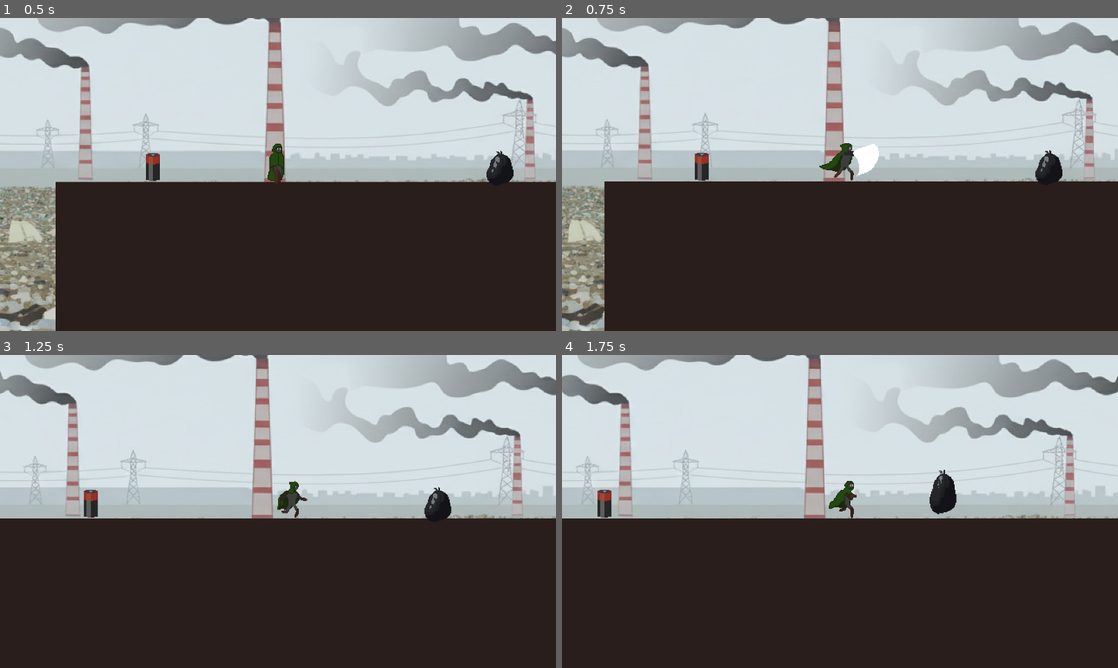
Above: before the commit, frames 1-4 (two rows, left to right).
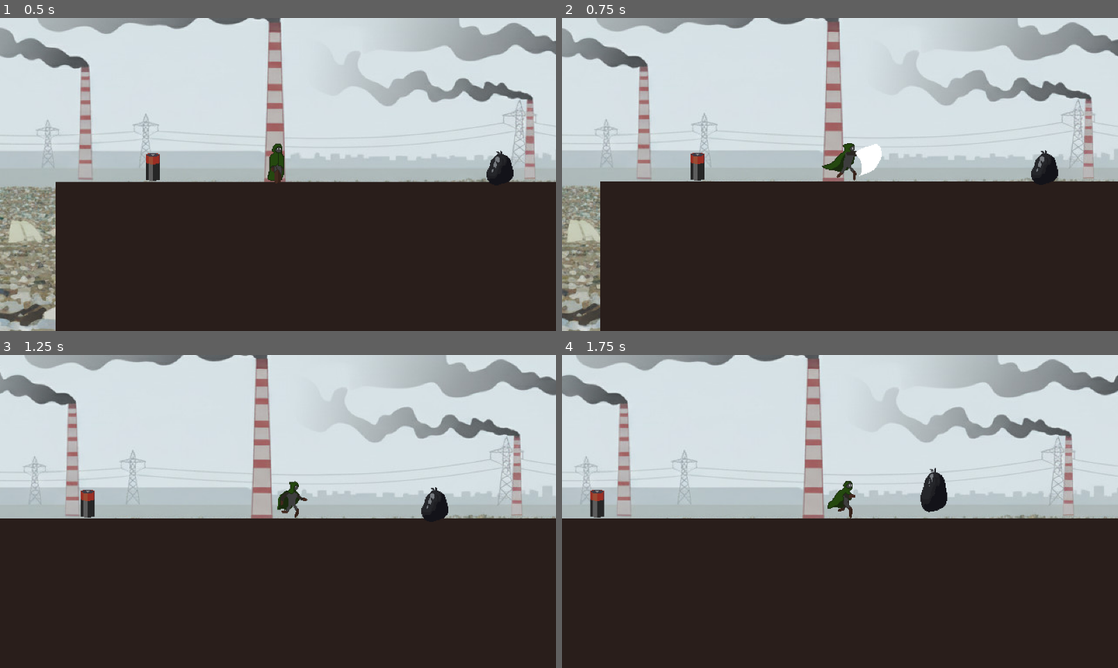
Above: after the commit, the same moments.

Repository: maroisa/everdusk
Game: Godot game, scene res://worlds/world1.tscn
Same seed, same stepped clock (60 frames per second), same inputs: the game is played once before the commit and once after it.
Inputs (mouse positions are in pixels of both pictures, inside the frame that each line leads up to):
- Up to frame 1 (0.5 s): no input
- Up to frame 2 (0.75 s): move the mouse to (962, 158) at 0.52 s; hold D (right) from 0.53 s (still down); click (962, 158) at 0.6 s
- Up to frame 3 (1.25 s): keep holding D (right); tap Space (jump) at 0.77 s
- Up to frame 4 (1.75 s): keep holding D (right); move the mouse to (728, 527) at 1.27 s; click (728, 527) at 1.35 s; tap Space (jump) at 1.52 s

Frame 1 is identical in both runs. In frame 2, 2.3% of the frame differs, in the area x 0-100%, y 0-100%; in frame 3, 0.8%; in frame 4, 2.3%, in the area x 0-100%, y 0-53%.

Commit message:
velocity bug fix and enemies temporary death

Diff:
--- a/characters/battery/battery.gd
+++ b/characters/battery/battery.gd
@@ -19,18 +19,15 @@
 
 	if player:
 		player_distance = player.global_position - self.global_position
+		if player_distance.length() <= 40:
+			velocity = Vector2()
+			animtree.travel("slam")
+		self.move_and_slide(velocity, Vector2.UP)
 
 	if animtree.get_current_node() == "walk":
 		self.velocity.x = player_distance.normalized().x * 50
 		$AttackArea.position.x = player_distance.normalized().x * 40
 		$Sprite.flip_h = player_distance.normalized().x >= 0
-
-	if player_distance.length() <= 40:
-		velocity = Vector2()
-		animtree.travel("slam")
-
-
-	self.move_and_slide(velocity, Vector2.UP)
 
 func on_detect(body: KinematicBody2D):
 	self.player = body
@@ -45,6 +42,8 @@
 	if self.health <= 0:
 		$Sprite.modulate.a = 0.5
 		$CollisionShape2D.set_deferred("disabled", true)
+		player = null
+		animtree.travel("idle")
 
 	$Sprite.material.set_shader_param("flash", true)
 	yield(get_tree().create_timer(0.1), "timeout")
--- a/characters/player/player.tscn
+++ b/characters/player/player.tscn
@@ -44,6 +44,40 @@
 "update": 1,
 "values": [ true ]
 }
+tracks/2/type = "value"
+tracks/2/path = NodePath("AttackArea:position")
+tracks/2/interp = 1
+tracks/2/loop_wrap = true
+tracks/2/imported = false
+tracks/2/enabled = true
+tracks/2/keys = {
+"times": PoolRealArray( 0 ),
+"transitions": PoolRealArray( 1 ),
+"update": 0,
+"values": [ Vector2( -32, 0 ) ]
+}
+tracks/3/type = "bezier"
+tracks/3/path = NodePath(".:velocity:x")
+tracks/3/interp = 1
+tracks/3/loop_wrap = true
+tracks/3/imported = false
+tracks/3/enabled = true
+tracks/3/keys = {
+"points": PoolRealArray( 2, -0.25, 0, 0.25, 0 ),
+"times": PoolRealArray( 0 )
+}
+tracks/4/type = "value"
+tracks/4/path = NodePath(".:velocity")
+tracks/4/interp = 1
+tracks/4/loop_wrap = true
+tracks/4/imported = false
+tracks/4/enabled = true
+tracks/4/keys = {
+"times": PoolRealArray( 0 ),
+"transitions": PoolRealArray( 1 ),
+"update": 0,
+"values": [ Vector2( 0, 0 ) ]
+}
 
 [sub_resource type="Animation" id=11]
 resource_name = "attack2_left"
@@ -109,6 +143,30 @@
 "update": 1,
 "values": [ false, true ]
 }
+tracks/5/type = "value"
+tracks/5/path = NodePath("AttackArea:position")
+tracks/5/interp = 1
+tracks/5/loop_wrap = true
+tracks/5/imported = false
+tracks/5/enabled = true
+tracks/5/keys = {
+"times": PoolRealArray( 0 ),
+"transitions": PoolRealArray( 1 ),
+"update": 0,
+"values": [ Vector2( -32, 0 ) ]
+}
+tracks/6/type = "value"
+tracks/6/path = NodePath(".:velocity")
+tracks/6/interp = 1
+tracks/6/loop_wrap = true
+tracks/6/imported = false
+tracks/6/enabled = true
+tracks/6/keys = {
+"times": PoolRealArray( 0, 0.3 ),
+"transitions": PoolRealArray( 1, 1 ),
+"update": 0,
+"values": [ Vector2( -100, 0 ), Vector2( -1, 0 ) ]
+}
 
 [sub_resource type="Animation" id=10]
 resource_name = "attack2_right"
@@ -174,6 +232,30 @@
 "update": 1,
 "values": [ false, true ]
 }
+tracks/5/type = "value"
+tracks/5/path = NodePath("AttackArea:position")
+tracks/5/interp = 1
+tracks/5/loop_wrap = true
+tracks/5/imported = false
+tracks/5/enabled = true
+tracks/5/keys = {
+"times": PoolRealArray( 0 ),
+"transitions": PoolRealArray( 1 ),
+"update": 0,
+"values": [ Vector2( 32, 0 ) ]
+}
+tracks/6/type = "value"
+tracks/6/path = NodePath(".:velocity")
+tracks/6/interp = 1
+tracks/6/loop_wrap = true
+tracks/6/imported = false
+tracks/6/enabled = true
+tracks/6/keys = {
+"times": PoolRealArray( 0, 0.3 ),
+"transitions": PoolRealArray( 1, 1 ),
+"update": 0,
+"values": [ Vector2( 100, 0 ), Vector2( 0, 0 ) ]
+}
 
 [sub_resource type="Animation" id=9]
 resource_name = "attack_left"
@@ -239,6 +321,30 @@
 "update": 1,
 "values": [ false, true ]
 }
+tracks/5/type = "value"
+tracks/5/path = NodePath("AttackArea:position")
+tracks/5/interp = 1
+tracks/5/loop_wrap = true
+tracks/5/imported = false
+tracks/5/enabled = true
+tracks/5/keys = {
+"times": PoolRealArray( 0 ),
+"transitions": PoolRealArray( 1 ),
+"update": 0,
+"values": [ Vector2( -32, 0 ) ]
+}
+tracks/6/type = "value"
+tracks/6/path = NodePath(".:velocity")
+tracks/6/interp = 1
+tracks/6/loop_wrap = true
+tracks/6/imported = false
+tracks/6/enabled = true
+tracks/6/keys = {
+"times": PoolRealArray( 0, 0.3 ),
+"transitions": PoolRealArray( 1, 1 ),
+"update": 0,
+"values": [ Vector2( -100, 0 ), Vector2( -1, 0 ) ]
+}
 
 [sub_resource type="Animation" id=8]
 resource_name = "attack_right"
@@ -303,6 +409,30 @@
 "transitions": PoolRealArray( 1, 1 ),
 "update": 1,
 "values": [ false, true ]
+}
+tracks/5/type = "value"
+tracks/5/path = NodePath("AttackArea:position")
+tracks/5/interp = 1
+tracks/5/loop_wrap = true
+tracks/5/imported = false
+tracks/5/enabled = true
+tracks/5/keys = {
+"times": PoolRealArray( 0 ),
+"transitions": PoolRealArray( 1 ),
+"update": 0,
+"values": [ Vector2( 32, 0 ) ]
+}
+tracks/6/type = "value"
+tracks/6/path = NodePath(".:velocity")
+tracks/6/interp = 1
+tracks/6/loop_wrap = true
+tracks/6/imported = false
+tracks/6/enabled = true
+tracks/6/keys = {
+"times": PoolRealArray( 0, 0.3 ),
+"transitions": PoolRealArray( 1, 1 ),
+"update": 0,
+"values": [ Vector2( 100, 0 ), Vector2( 1, 0 ) ]
 }
 
 [sub_resource type="Animation" id=39]
@@ -577,10 +707,12 @@
 [node name="AttackSprite" type="Sprite" parent="."]
 visible = false
 texture = ExtResource( 9 )
+flip_h = true
 hframes = 6
 vframes = 2
 
 [node name="AttackArea" type="Area2D" parent="."]
+position = Vector2( -32, 0 )
 collision_layer = 0
 collision_mask = 4
 
--- a/characters/player/states/attack.gd
+++ b/characters/player/states/attack.gd
@@ -4,9 +4,6 @@
 
 func enter():
 	initial = false
-
-	$"../../AttackArea".position.x = player.velocity_static * 32
-	player.velocity.x = player.velocity_static * 50
 
 	if player.animstate.get_current_node() == "attack":
 		player.animstate.travel("attack2")
@@ -17,8 +14,6 @@
 	if Input.is_action_just_pressed("attack"):
 		enter()
 
-
-
 	if not player.animstate.get_current_node() in ["attack", "attack2"]:
 		if !initial:
 			initial = true
--- a/characters/player/states/jump.gd
+++ b/characters/player/states/jump.gd
@@ -9,9 +9,10 @@
 	if not player.is_on_floor():
 		player.velocity.y += 15
 	else:
+
 		machine.travel("Normal")
 
 	player.velocity.x = lerp(player.velocity.x, Input.get_axis("left", "right") * player.SPEED, 0.05)
-	player.velocity_static = player.velocity.x
+	player.velocity_static = player.velocity.normalized().x * 10
 
 	player.move_and_slide(player.velocity, Vector2.UP)
--- a/characters/trash/trash_bullet.gd
+++ b/characters/trash/trash_bullet.gd
@@ -8,6 +8,7 @@
 	set_active(false)
 
 func on_entered(body):
+	print(body.name)
 	self.set_active(false)
 	body.emit_signal("on_hit", 1)
 
--- a/characters/trash/trash_bullet.tscn
+++ b/characters/trash/trash_bullet.tscn
@@ -9,7 +9,7 @@
 [node name="Bullet" type="Area2D"]
 z_index = 1
 collision_layer = 0
-collision_mask = 7
+collision_mask = 2
 script = ExtResource( 2 )
 
 [node name="Sprite" type="Sprite" parent="."]
--- a/characters/trashbag/trashbag.gd
+++ b/characters/trashbag/trashbag.gd
@@ -40,6 +40,8 @@
 	if self.health <= 0:
 		$Sprite.modulate.a = 0.5
 		$CollisionShape2D.set_deferred("disabled", true)
+		$AttackArea/CollisionShape2D.set_deferred("disabled", true)
+		$AnimationPlayer.play("idle")
 
 	$Sprite.material.set_shader_param("flash", true)
 	yield(get_tree().create_timer(0.1), "timeout")
